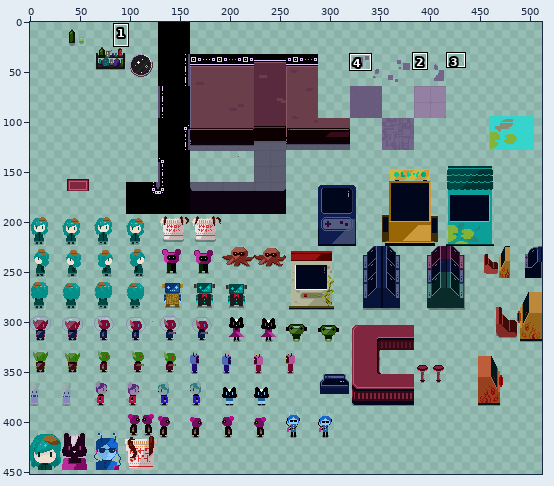
Sprite sheet -- assets/images/test.png. Above: a wide view before the commit, with the close-up outlined.
Close-up. Old version:
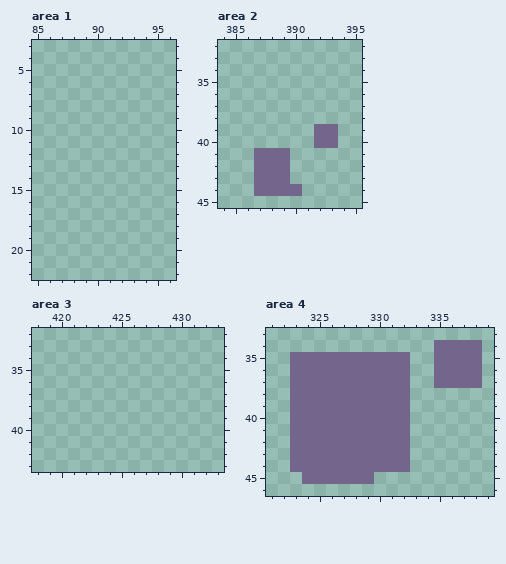
The file is 512x512 pixels. Colours within 5 levels of each other are drawn and written as one. Shown: area 1: x 85..96, y 3..22; area 2: x 384..395, y 32..45; area 3: x 418..433, y 32..43; area 4: x 321..339, y 33..46. The wide view leaves out empty margins. The commit also changed other parts of the picture, which this record leaves out.
New version:
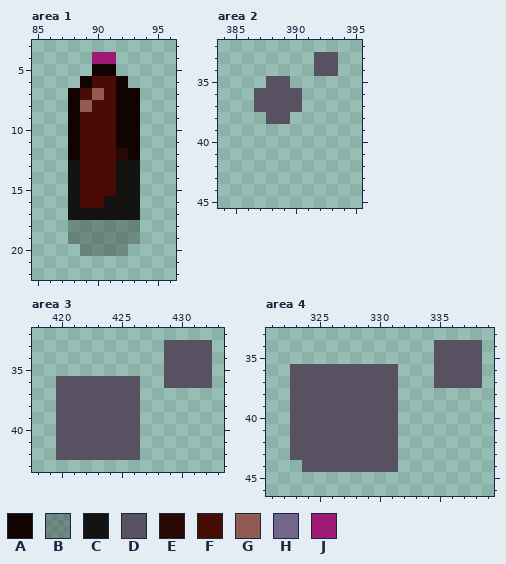
Palette (. is transparent): A #130300  B #1512124d  C #151212  D #575162  E #290703  F #490c05  G #925b51  H #74658c  J #9e1a76
Change:
Area 1:
y 4: x 90..91 .. -> JJ
y 5: x 90..91 .. -> AA
y 6: x 89..92 .... -> AFFA
y 7: x 88..93 ...... -> AFGFAA
y 8: x 88..93 ...... -> AGFFAA
y 9..11: x 88..93 ...... -> AFFFAA
y 12: x 88..93 ...... -> AFFFEA
y 13..15: x 88..93 ...... -> CFFFCC
y 16: x 88..93 ...... -> CFFCCC
y 17: x 88..93 ...... -> CCCCCC
y 18..19: x 88..93 ...... -> BBBBBB
y 20: x 89..92 .... -> BBBB
Area 2:
y 33..34: x 392..393 .. -> DD
y 35: x 388..389 .. -> DD
y 36..37: x 387..390 .... -> DDDD
y 38: x 388..389 .. -> DD
y 39..40: x 392..393 HH -> ..
y 41..43: x 387..389 HHH -> ...
y 44: x 387..390 HHHH -> ....
Area 3:
y 33..35: x 429..432 .... -> DDDD
y 36: x 420..426 ....... -> DDDDDDD; x 429..432 .... -> DDDD
y 37..42: x 420..426 ....... -> DDDDDDD
Area 4:
y 34: x 335..338 HHHH -> DDDD
y 35: x 323..332 HHHHHHHHHH -> ..........; x 335..338 HHHH -> DDDD
y 36..37: x 323..332 HHHHHHHHHH -> DDDDDDDDD.; x 335..338 HHHH -> DDDD
y 38..43: x 323..332 HHHHHHHHHH -> DDDDDDDDD.
y 44: x 323..332 HHHHHHHHHH -> .DDDDDDDD.
y 45: x 324..329 HHHHHH -> ......
Changed places in both close-ups, as pixel boxes (x1, y1, x2, y2):
added: (68, 52, 140, 256)
changed: (254, 52, 338, 196)
added: (56, 340, 212, 460)
changed: (290, 340, 482, 484)
